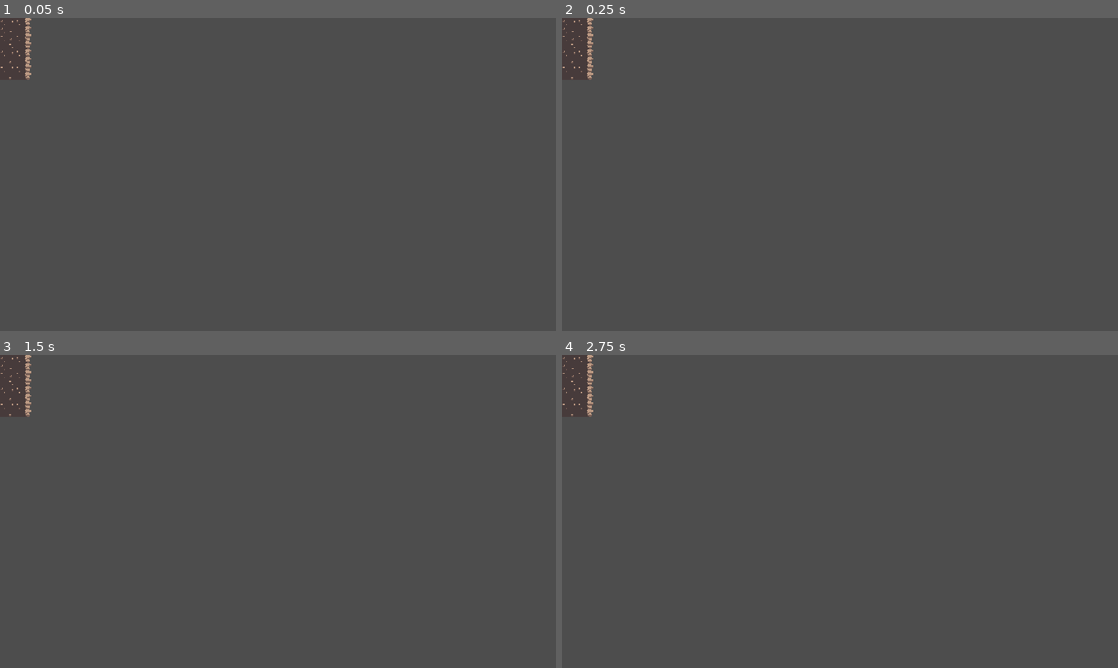
Above: before the commit, frames 1-4 (two rows, left to right).
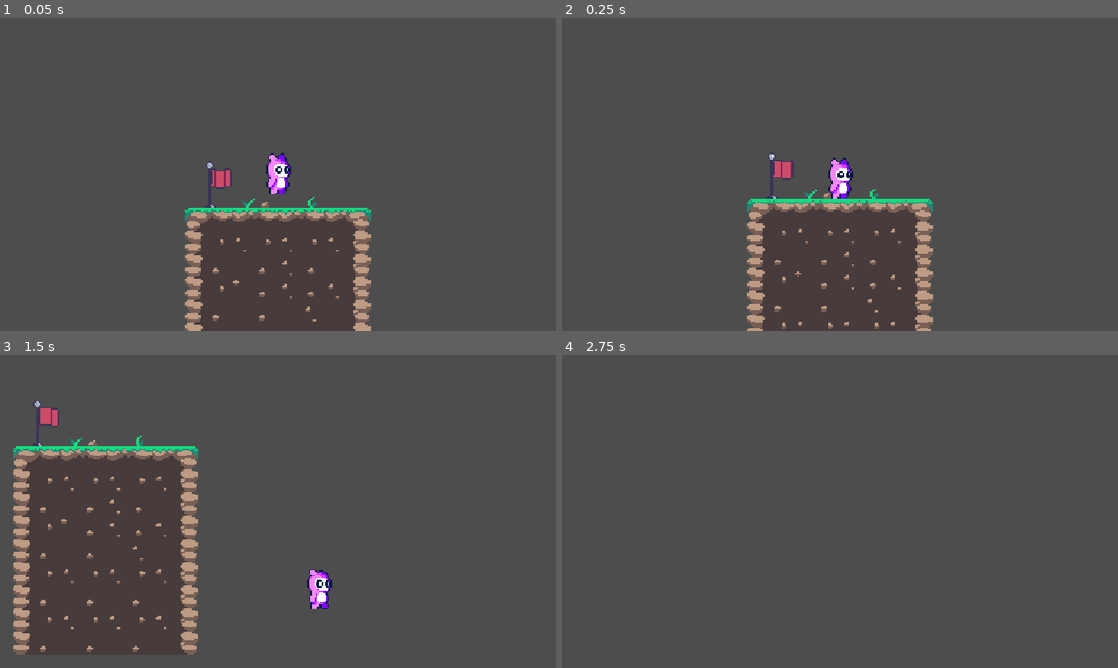
Above: after the commit, the same moments.

Repository: kocio07/Brackeys-game-jam
Game: Godot game, scene res://sceny/main.tscn
Same seed, same stepped clock (60 frames per second), same inputs: the game is played once before the commit and once after it.
Inputs:
- Up to frame 1 (0.05 s): no input
- Up to frame 2 (0.25 s): no input
- Up to frame 3 (1.5 s): hold D (right) from 0.53 s (still down); tap Space (jump) at 0.6, 0.77, 1.07, 1.35 s
- Up to frame 4 (2.75 s): tap Space (jump) at 1.52, 1.82, 2.1 s; release D (right) at 2.03 s; hold A (left) from 2.03 s (still down)

The runs differ from the first frame. In frame 1, 4.4% of the frame differs, in the area x 0-67%, y 0-100%; in frame 2, 4.6%; in frame 3, 5.9%, in the area x 0-60%, y 0-96%; in frame 4, 0.2%.

Commit message:
added pplayer and camera to main scene  + changed few values

Diff:
--- a/nowy-projekt-gry/sceny/main.tscn
+++ b/nowy-projekt-gry/sceny/main.tscn
@@ -7,6 +7,7 @@
 [ext_resource type="Texture2D" uid="uid://b3tcswifc3a4n" path="res://assets/Rocky Roads/Tilesets/tileset_snow.png" id="5_5atrl"]
 [ext_resource type="Texture2D" uid="uid://dlhsip3o77prx" path="res://assets/Rocky Roads/Tilesets/tileset_water.png" id="6_lhsd8"]
 [ext_resource type="Texture2D" uid="uid://dmpvwgndhcuh6" path="res://assets/Rocky Roads/Objects/flag.png" id="7_cwrqu"]
+[ext_resource type="PackedScene" uid="uid://cohsbpcu4rhms" path="res://sceny/gracz.tscn" id="8_oxnlj"]
 
 [sub_resource type="TileSetAtlasSource" id="TileSetAtlasSource_ghpb7"]
 texture = ExtResource("1_fdwem")
@@ -75,32 +76,58 @@
 3:0/0 = 0
 5:0/0 = 0
 2:1/0 = 0
-3:1/0 = 0
-4:1/0 = 0
-5:1/0 = 0
+2:1/0/physics_layer_0/polygon_0/points = PackedVector2Array(-8, -8, 8, -8, 8, 8, -8, 8)
+3:1/0 = 0
+3:1/0/physics_layer_0/polygon_0/points = PackedVector2Array(-8, -8, 8, -8, 8, 8, -8, 8)
+4:1/0 = 0
+4:1/0/physics_layer_0/polygon_0/points = PackedVector2Array(-8, -8, 8, -8, 8, 8, -8, 8)
+5:1/0 = 0
+5:1/0/physics_layer_0/polygon_0/points = PackedVector2Array(-8, -8, 8, -8, 8, 8, -8, 8)
 6:1/0 = 0
 8:1/0 = 0
-1:2/0 = 0
-2:2/0 = 0
-3:2/0 = 0
-4:2/0 = 0
-5:2/0 = 0
+8:1/0/physics_layer_0/polygon_0/points = PackedVector2Array(-8, -8, 8, -8, 8, 8, -8, 8)
+1:2/0 = 0
+1:2/0/physics_layer_0/polygon_0/points = PackedVector2Array(-8, -8, 8, -8, 8, 8, -8, 8)
+2:2/0 = 0
+2:2/0/physics_layer_0/polygon_0/points = PackedVector2Array(-8, -8, 8, -8, 8, 8, -8, 8)
+3:2/0 = 0
+3:2/0/physics_layer_0/polygon_0/points = PackedVector2Array(-8, -8, 8, -8, 8, 8, -8, 8)
+4:2/0 = 0
+4:2/0/physics_layer_0/polygon_0/points = PackedVector2Array(-8, -8, 8, -8, 8, 8, -8, 8)
+5:2/0 = 0
+5:2/0/physics_layer_0/polygon_0/points = PackedVector2Array(-8, -8, 8, -8, 8, 8, -8, 8)
 6:2/0 = 0
-1:3/0 = 0
-2:3/0 = 0
-3:3/0 = 0
-4:3/0 = 0
-5:3/0 = 0
+6:2/0/physics_layer_0/polygon_0/points = PackedVector2Array(-8, -8, 8, -8, 8, 8, -8, 8)
+1:3/0 = 0
+1:3/0/physics_layer_0/polygon_0/points = PackedVector2Array(-8, -8, 8, -8, 8, 8, -8, 8)
+2:3/0 = 0
+2:3/0/physics_layer_0/polygon_0/points = PackedVector2Array(-8, -8, 8, -8, 8, 8, -8, 8)
+3:3/0 = 0
+3:3/0/physics_layer_0/polygon_0/points = PackedVector2Array(-8, -8, 8, -8, 8, 8, -8, 8)
+4:3/0 = 0
+4:3/0/physics_layer_0/polygon_0/points = PackedVector2Array(-8, -8, 8, -8, 8, 8, -8, 8)
+5:3/0 = 0
+5:3/0/physics_layer_0/polygon_0/points = PackedVector2Array(-8, -8, 8, -8, 8, 8, -8, 8)
 6:3/0 = 0
-8:3/0 = 0
-9:3/0 = 0
-10:3/0 = 0
-1:4/0 = 0
-2:4/0 = 0
-3:4/0 = 0
-4:4/0 = 0
-5:4/0 = 0
+6:3/0/physics_layer_0/polygon_0/points = PackedVector2Array(-8, -8, 8, -8, 8, 8, -8, 8)
+8:3/0 = 0
+8:3/0/physics_layer_0/polygon_0/points = PackedVector2Array(-8, -8, 8, -8, 8, 8, -8, 8)
+9:3/0 = 0
+9:3/0/physics_layer_0/polygon_0/points = PackedVector2Array(-8, -8, 8, -8, 8, 8, -8, 8)
+10:3/0 = 0
+10:3/0/physics_layer_0/polygon_0/points = PackedVector2Array(-8, -8, 8, -8, 8, 8, -8, 8)
+1:4/0 = 0
+1:4/0/physics_layer_0/polygon_0/points = PackedVector2Array(-8, -8, 8, -8, 8, 8, -8, 8)
+2:4/0 = 0
+2:4/0/physics_layer_0/polygon_0/points = PackedVector2Array(-8, -8, 8, -8, 8, 8, -8, 8)
+3:4/0 = 0
+3:4/0/physics_layer_0/polygon_0/points = PackedVector2Array(-8, -8, 8, -8, 8, 8, -8, 8)
+4:4/0 = 0
+4:4/0/physics_layer_0/polygon_0/points = PackedVector2Array(-8, -8, 8, -8, 8, 8, -8, 8)
+5:4/0 = 0
+5:4/0/physics_layer_0/polygon_0/points = PackedVector2Array(-8, -8, 8, -8, 8, 8, -8, 8)
 6:4/0 = 0
+6:4/0/physics_layer_0/polygon_0/points = PackedVector2Array(-8, -8, 8, -8, 8, 8, -8, 8)
 11:5/0 = 0
 
 [sub_resource type="TileSetAtlasSource" id="TileSetAtlasSource_vf4ao"]
@@ -218,6 +245,7 @@
 6:4/0 = 0
 
 [sub_resource type="TileSet" id="TileSet_4vuit"]
+physics_layer_0/collision_layer = 1
 sources/0 = SubResource("TileSetAtlasSource_ghpb7")
 sources/1 = SubResource("TileSetAtlasSource_rr6wh")
 sources/2 = SubResource("TileSetAtlasSource_v4v28")
@@ -293,15 +321,26 @@
 }],
 "loop": 1,
 "name": &"default",
-"speed": 5.0
+"speed": 9.0
 }]
 
 [node name="Main" type="Node2D" unique_id=152126973]
 
 [node name="MainMap" type="TileMapLayer" parent="." unique_id=80669827]
-tile_map_data = PackedByteArray("AAD+////AgAEAAEAAAD/////AgA …(1167 unchanged characters)… AEAAMAAAAAAP7/AgALAAUAAAD+//7/AgACAAAAAAACAP7/AgACAAAAAAD///7/AgADAAAAAAABAP7/AgAFAAAAAAA=")
+tile_map_data = PackedByteArray("AAD+////AgAEAAEAAAD/////AgA …(1167 unchanged characters)… AEAAMAAAAAAP7/AgALAAUAAAD+//7/AgACAAAAAAD///7/AgADAAAAAAABAP7/AgAFAAAAAAA=")
 tile_set = SubResource("TileSet_4vuit")
 
 [node name="Flag" type="AnimatedSprite2D" parent="." unique_id=1461383789]
 position = Vector2(-41, -32)
 sprite_frames = SubResource("SpriteFrames_4vuit")
+autoplay = "default"
+frame_progress = 0.27247864
+
+[node name="Gracz" parent="." unique_id=724449849 instance=ExtResource("8_oxnlj")]
+position = Vector2(1, -43)
+
+[node name="Camera2D" type="Camera2D" parent="Gracz" unique_id=1115955688]
+position = Vector2(-1, 4)
+zoom = Vector2(3, 3)
+position_smoothing_enabled = true
+rotation_smoothing_enabled = true
--- a/nowy-projekt-gry/skrypty/gracz.gd
+++ b/nowy-projekt-gry/skrypty/gracz.gd
@@ -1,7 +1,7 @@
 extends CharacterBody2D
 @export var speed = 155
 @export var gravity = 1000
-@export var jump_force = 250
+@export var jump_force = 183
 
 func _physics_process(delta: float) -> void:
 
@@ -33,9 +33,7 @@
 
 	if Input.is_action_just_pressed("jump") and is_on_floor():
 
-		velocity -= jump_force
+		velocity.y -= jump_force
 		$AnimatedSprite2D.play("Jump")
 
-
-
-		move_and_slide()
+	move_and_slide()
